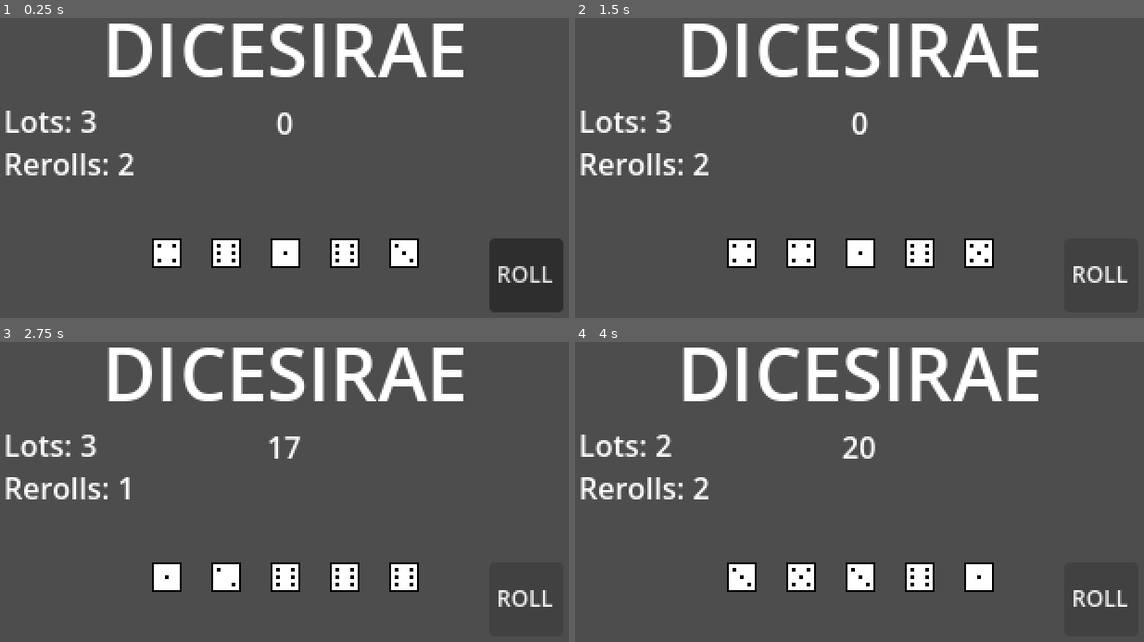
Above: before the commit, frames 1-4 (two rows, left to right).
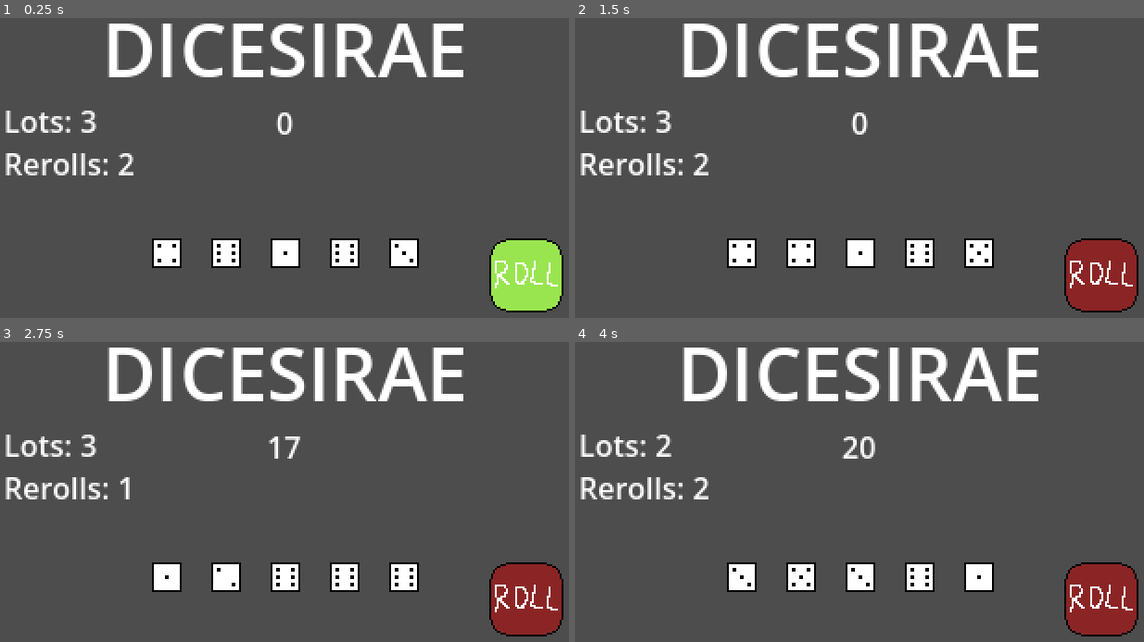
Above: after the commit, the same moments.

Repository: xander6424/DICESIRAE
Game: Godot game, scene res://scenes/main.tscn
The game is run twice, just before and just after one commit, with the same random seed, the same clock (stepped at 60 frames per second) and the same inputs.
Inputs (mouse positions are in pixels of both pictures, inside the frame that each line leads up to):
- Up to frame 1 (0.25 s): no input
- Up to frame 2 (1.5 s): click (1104, 276) at 0.5 s; click (1104, 276) at 1.25 s, where only the run before the commit has a clickable "ROLL"
- Up to frame 3 (2.75 s): click (529, 600) at 2 s
- Up to frame 4 (4 s): tap Enter at 2.75 s; click (1104, 600) at 3.5 s

The runs differ from the first frame. In frame 1, 3.2% of the frame differs, in the area x 85-100%, y 73-99%; in frame 2, 3.0%; in frame 3, 3.0%; in frame 4, 3.0%.

Commit message:
Texture Button
Changed the basic button node into a texture button and created basic textures to go along with them.

Diff:
--- a/scenes/main.tscn
+++ b/scenes/main.tscn
@@ -2,6 +2,9 @@
 
 [ext_resource type="Script" uid="uid://7cmu8rbpyh5k" path="res://scripts/main.gd" id="1_0xm2m"]
 [ext_resource type="PackedScene" uid="uid://5ueudmkrdrm3" path="res://scenes/dice.tscn" id="2_h2yge"]
+[ext_resource type="Texture2D" uid="uid://c44hnm2btsig0" path="res://assets/button-on.png" id="3_sugp2"]
+[ext_resource type="Texture2D" uid="uid://cqc6ornt7tcxx" path="res://assets/button-off.png" id="4_jyhfs"]
+[ext_resource type="Texture2D" uid="uid://cdyqgg1lu5v7p" path="res://assets/button-hover.png" id="5_tbgi4"]
 
 [sub_resource type="InputEventKey" id="InputEventKey_0wfyh"]
 device = -1
@@ -67,17 +70,18 @@
 [node name="Dice5" parent="DiceSet" unique_id=308140988 instance=ExtResource("2_h2yge")]
 position = Vector2(224, 138)
 
-[node name="RollButton" type="Button" parent="." unique_id=34327213]
+[node name="RollButton" type="TextureButton" parent="." unique_id=1066270165]
 unique_name_in_owner = true
 offset_left = 270.0
 offset_top = 130.0
 offset_right = 310.0
 offset_bottom = 170.0
-theme_override_font_sizes/font_size = 12
 action_mode = 0
 shortcut = SubResource("Shortcut_sugp2")
-text = "ROLL"
-icon_alignment = 1
+shortcut_in_tooltip = false
+texture_normal = ExtResource("3_sugp2")
+texture_hover = ExtResource("5_tbgi4")
+texture_disabled = ExtResource("4_jyhfs")
 
 [connection signal="roll_done" from="DiceSet/Dice1" to="." method="_on_dice_roll_done"]
 [connection signal="roll_done" from="DiceSet/Dice2" to="." method="_on_dice_roll_done"]
--- a/scripts/dice.gd
+++ b/scripts/dice.gd
@@ -3,7 +3,7 @@
 signal roll_done(index: int)
 
 @onready var faces: Node2D = %Faces
-@onready var roll_button: Button = %RollButton
+@onready var roll_button: TextureButton = %RollButton
 
 var rolling = false
 var current_index = 0
@@ -21,6 +21,7 @@
 
 func roll_button_pressed():
 	if !rolling:
+		roll_button.disabled = true # do i even need rolling bool?
 		_roll_dice()
 
 func _roll_dice():
@@ -41,6 +42,7 @@
 		duration -= 0.1
 
 	rolling = false
+	roll_button.disabled = false
 
 	# Return basic D6 dice roll
 	roll_done.emit(current_index + 1)
--- a/scripts/main.gd
+++ b/scripts/main.gd
@@ -3,7 +3,7 @@
 @onready var score_label: Label = %Score
 @onready var lots_label: Label = %Lots
 @onready var reroll_label: Label = %Rerolls
-@onready var roll_button: Button = %RollButton
+@onready var roll_button: TextureButton = %RollButton
 
 var dice_in_play = 5
 var roll_total = 0
Binary file added: assets/button-hover.png
Not shown, added: assets/button-hover.png.import
